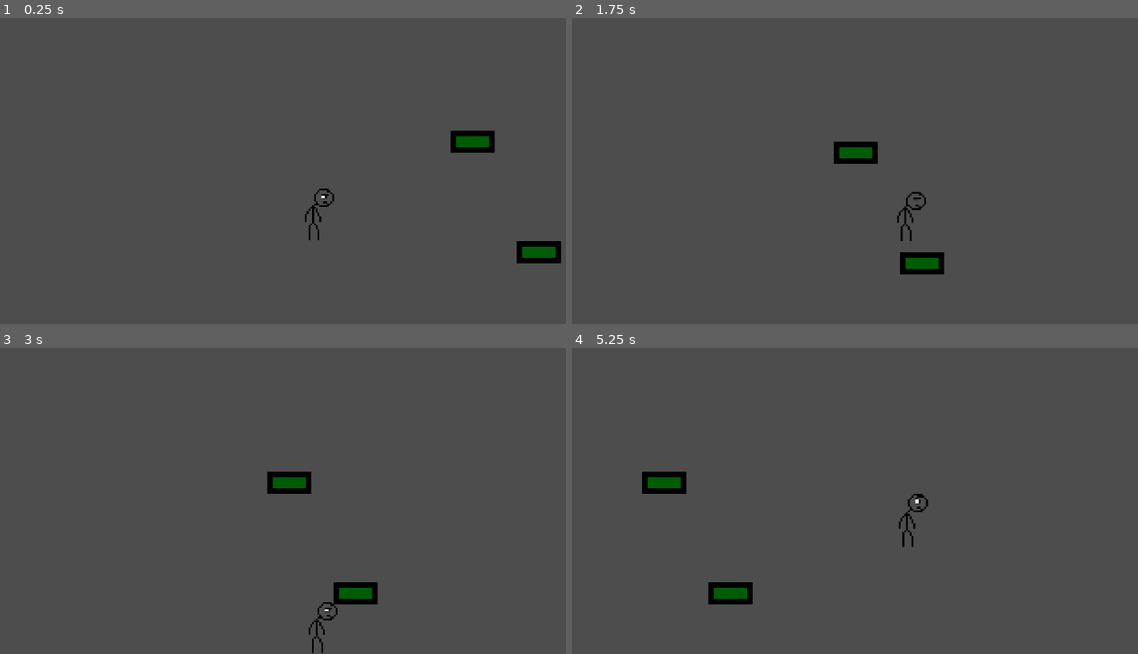
Above: before the commit, frames 1-4 (two rows, left to right).
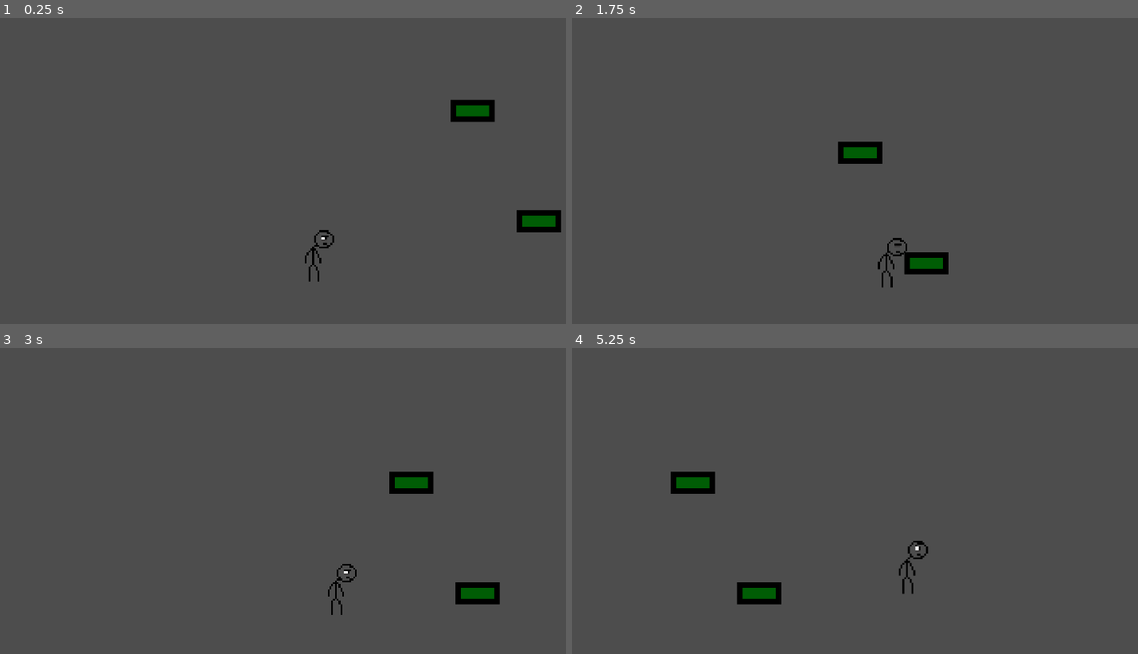
Above: after the commit, the same moments.

Repository: Varun-Ganeshkumar/slow-and-steady
Game: Godot game, scene res://scenes/city_one.tscn
Two runs of this game, one before a commit and one after it. Both use one fixed random seed, a clock stepped at 60 frames per second and the inputs below.
Inputs (mouse positions are in pixels of both pictures, inside the frame that each line leads up to):
- Up to frame 1 (0.25 s): no input
- Up to frame 2 (1.75 s): tap Enter (ui_accept) at 0.5, 1.52, 1.55 s; move the mouse to (1030, 128) at 0.52 s; hold Enter (ui_accept) 0.53-1.28 s; hold Right (ui_right) from 0.53 s (still down); click (1030, 128) at 0.67 s; move the mouse to (764, 161) at 1.27 s; tap Alt at 1.35 s
- Up to frame 3 (3 s): tap Enter (ui_accept) at 1.82, 2.85 s; move the mouse to (379, 396) at 2.02 s; release Right (ui_right) at 2.03 s; hold Left (ui_left) 2.03-2.78 s; hold Enter (ui_accept) 2.03-2.78 s; tap Shift at 2.1 s; move the mouse to (288, 546) at 2.77 s; hold Right (ui_right) from 2.78 s (still down); click (288, 546) at 2.92 s
- Up to frame 4 (5.25 s): tap Enter (ui_accept) at 3.02, 3.32, 4.52, 4.55, 4.82 s; move the mouse to (1081, 528) at 3.52 s; hold Enter (ui_accept) 3.53-4.28 s; tap Alt at 3.6 s; move the mouse to (696, 421) at 4.27 s; release Right (ui_right) at 4.28 s; hold Left (ui_left) 4.28-5.03 s; tap Shift at 4.35 s; move the mouse to (922, 476) at 5.02 s; hold Right (ui_right) from 5.03 s (still down); hold Enter (ui_accept) from 5.03 s (still down); click (922, 476) at 5.17 s

The runs differ from the first frame. In frame 1, 2.6% of the frame differs, in the area x 53-100%, y 26-87%; in frame 2, 0.7%; in frame 3, 2.5%; in frame 4, 2.0%.

Commit message:
Movement Changes
Made movement much smoother and had coyote time work with a double jump

Diff:
--- a/slow-and-steady-loses-the-race/project.godot
+++ b/slow-and-steady-loses-the-race/project.godot
@@ -17,7 +17,7 @@
 
 [autoload]
 
-Global="*res://scripts/global.gd"
+global="*res://scripts/global.gd"
 
 [editor_plugins]
 
--- a/slow-and-steady-loses-the-race/scenes/city_one.tscn
+++ b/slow-and-steady-loses-the-race/scenes/city_one.tscn
@@ -1,7 +1,8 @@
-[gd_scene load_steps=6 format=3 uid="uid://cbrg7k7ka0npi"]
+[gd_scene load_steps=7 format=3 uid="uid://cbrg7k7ka0npi"]
 
 [ext_resource type="PackedScene" uid="uid://bgx8817pnmh8f" path="res://scenes/player.tscn" id="1_37h1x"]
 [ext_resource type="Texture2D" uid="uid://nqf5aj5dthwr" path="res://sprites/TileMapLateForWork(3).png" id="2_t0fod"]
+[ext_resource type="PackedScene" uid="uid://cnhfs4tmrteic" path="res://scenes/hud.tscn" id="3_t0fod"]
 
 [sub_resource type="TileSetAtlasSource" id="TileSetAtlasSource_4wyf3"]
 texture = ExtResource("2_t0fod")
@@ -45,6 +46,7 @@
 [node name="City One" type="Node2D"]
 
 [node name="Player" parent="." instance=ExtResource("1_37h1x")]
+position = Vector2(0, 82)
 
 [node name="TileMapLayer" type="TileMapLayer" parent="."]
 tile_map_data = PackedByteArray(0, 0, 9, 0, 3, 0, 0, 0, 0, 0, 1, 0, 0, 0, 10, 0, 3, 0, 0, 0, 0, 0, 0, 0, 0, 0, 6, 0, 254, 255, 0, 0, 0, 0, 1, 0, 0, 0, 7, 0, 254, 255, 0, 0, 0, 0, 0, 0, 0, 0)
@@ -55,3 +57,5 @@
 [node name="CollisionShape2D" type="CollisionShape2D" parent="StaticBody2D"]
 position = Vector2(-1, 100)
 shape = SubResource("WorldBoundaryShape2D_i2vba")
+
+[node name="HUD" parent="." instance=ExtResource("3_t0fod")]
--- a/slow-and-steady-loses-the-race/scenes/player.tscn
+++ b/slow-and-steady-loses-the-race/scenes/player.tscn
@@ -112,5 +112,5 @@
 position_smoothing_enabled = true
 
 [node name="CoyoteTimer" type="Timer" parent="."]
-wait_time = 0.15
+wait_time = 0.05
 one_shot = true
--- a/slow-and-steady-loses-the-race/scripts/player.gd
+++ b/slow-and-steady-loses-the-race/scripts/player.gd
@@ -4,27 +4,24 @@
 const SPEED = 280.0
 const JUMP_VELOCITY = -350.0
 var current_jumps = 0
-var how_long = 0
+const GRAVITY = 1000
 @onready var coyote_timer: Timer = $CoyoteTimer
+
 
 func _physics_process(delta: float) -> void:
 	var was_on_floor = is_on_floor()
 	# Add the gravity.
 	if not is_on_floor() and coyote_timer.is_stopped():
 		velocity += get_gravity() * delta
+	# Handle jump(s).
+	if Input.is_action_just_released("ui_accept") and current_jumps < 1 and !is_on_floor():
+		velocity.y = JUMP_VELOCITY / 4
 
-	# Handle jump(s).
-
-	if Input.is_action_pressed("ui_accept"):
-		how_long += delta
-		if is_on_floor() or current_jumps < 2:
+	if Input.is_action_just_pressed("ui_accept"):
+		if is_on_floor() or current_jumps < 1:
 			velocity.y = JUMP_VELOCITY
-			if how_long < .02:
-				current_jumps += 1
-			print(current_jumps)
-			print(how_long)
+			current_jumps += 1
 			coyote_timer.stop()
-			how_long = 0
 
 	if is_on_floor():
 		current_jumps = 0
@@ -43,3 +40,5 @@
 
 	if was_on_floor and !is_on_floor():
 		coyote_timer.start()
+		if was_on_floor and !Input.is_action_just_pressed("ui_accept"):
+			current_jumps = -1
